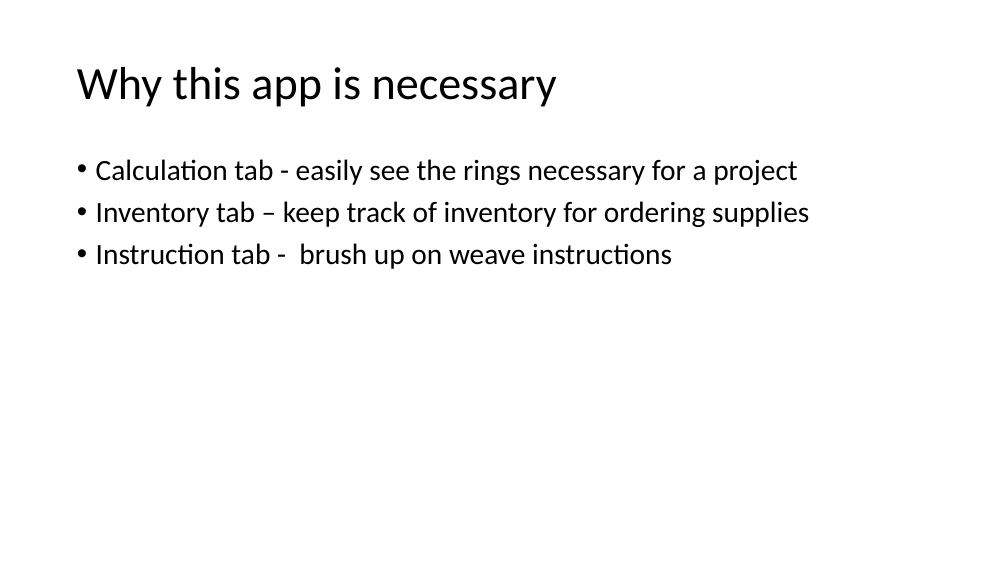
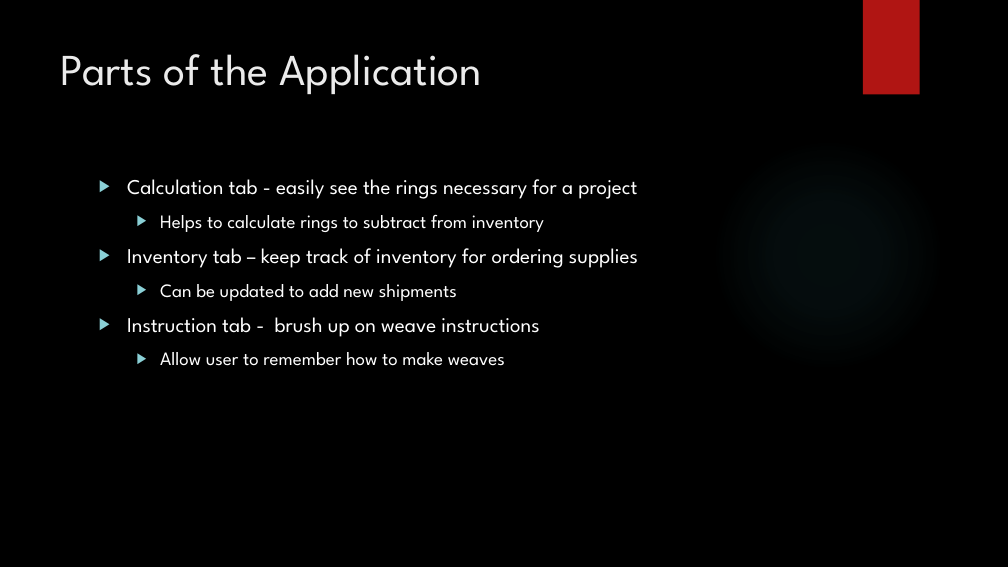
Before and after one commit to kate199696/SeniorProject, a slide deck: slide 4 of presentation/designpres.pptx (slide 3 before the commit). Drawn at 1008x567 pixels with LibreOffice and Linux fonts; fonts in the diff are those of the drawing; background and template pictures are left out. Boxes give left, top, right and bottom in pixels: in the first picture for what was removed or moved away, otherwise in the second. Text is boxed around its words. In the diff, an @@ line names an element or a change of style, - is before the commit and + after.

```diff
--- a/presentation/designpres.pptx
+++ b/presentation/designpres.pptx
@@ background #FFFFFF to picture (left out) @@
@@ rectangle added at (863, 0, 920, 95), fill #B01513 @@
@@ title "Parts of the Application" at (61, 54, 483, 94): vertical alignment middle to top @@
@@ title at (61, 54, 483, 94): text changed; size 44 to 42 pt; font Calibri to League Spartan; text colour #000000 to #EBEBEB @@
-Why this app is necessary
+Parts of the Application
@@ ellipse added at (712, 138, 944, 371), fill gradient #50B9C1 @@
@@ text at (127, 179, 638, 366): paragraph added @@
+  ▶ Helps to calculate rings to subtract from inventory
@@ text "Calculation tab - easily see ...": place and size @@
-text "Calculation tab - easily see ..." at (96, 159, 809, 269)
+text "Calculation tab - easily see ..." at (127, 179, 638, 366)
@@ text at (127, 179, 638, 337): size 28 to 20 pt, font Calibri to League Spartan, text colour #000000 to #FFFFFF in "Calculation tab - easily see the rings ...", "Inventory tab – keep track of inventory ...", "Instruction tab - brush up on weave ..."; bullet • to ▶; line spacing 0.9 to 1 @@
@@ text at (160, 284, 457, 301): paragraph added @@
+  ▶ Can be updated to add new shipments
@@ text at (160, 352, 505, 366): paragraph added @@
+  ▶ Allow user to remember how to make weaves
```
Also in this commit, not shown: 10 other slides changed, 3 slides added, 3 other files.
